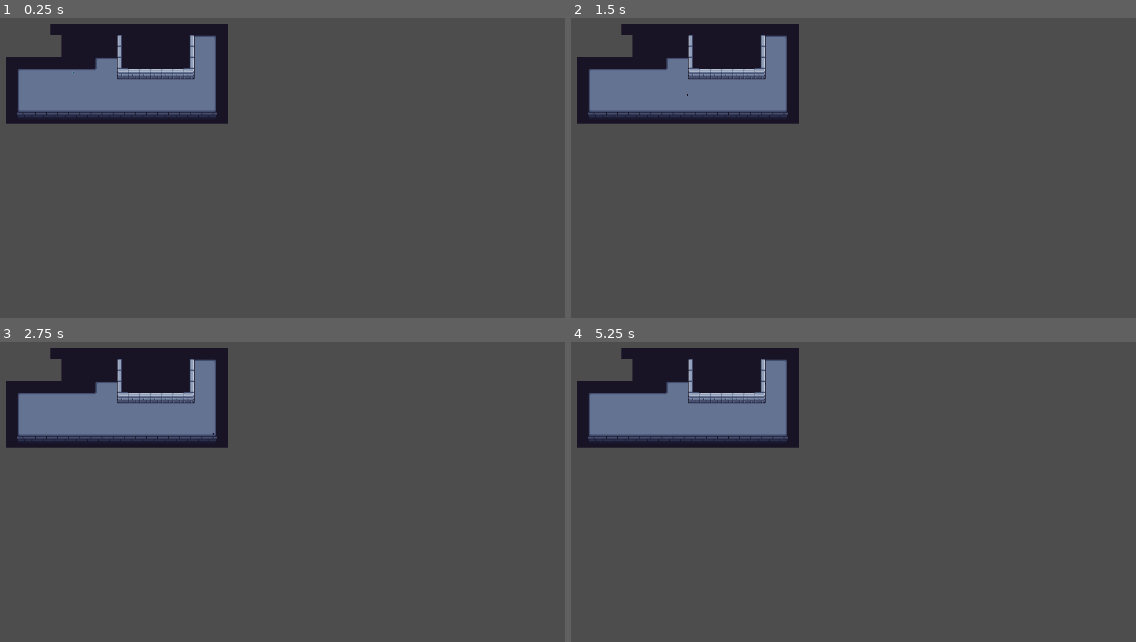
Above: before the commit, frames 1-4 (two rows, left to right).
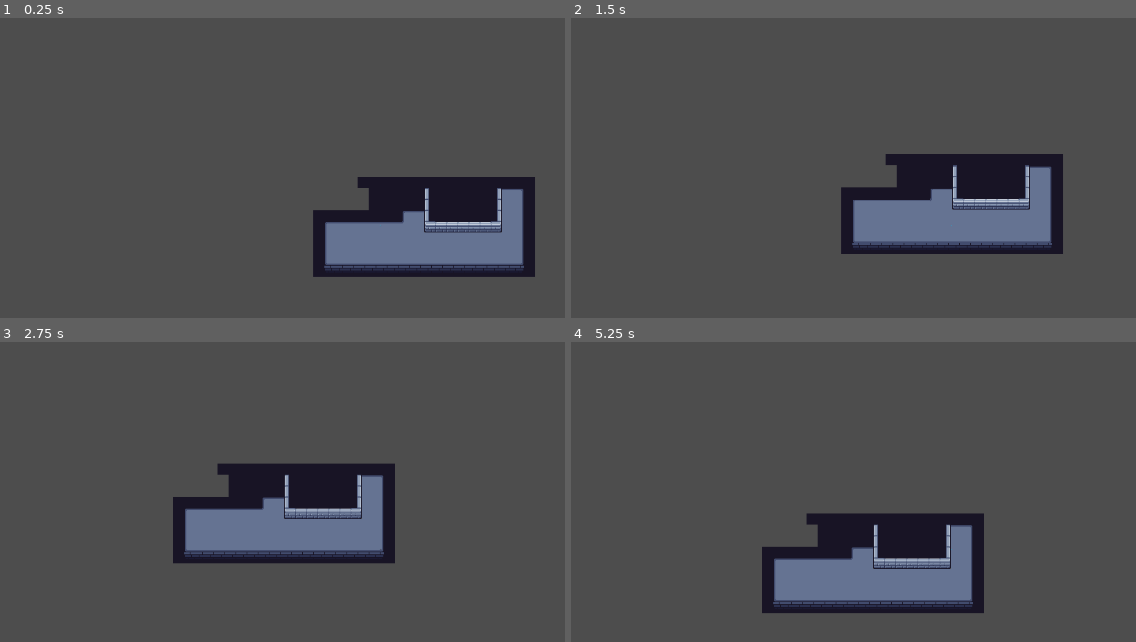
Above: after the commit, the same moments.

Repository: alejandrolaguna20/IOIxEPITECH-gamejam-2024
Game: Godot game, scene res://scenes/tutorial.tscn
The game is run twice, just before and just after one commit, with the same random seed, the same clock (stepped at 60 frames per second) and the same inputs.
Inputs:
- Up to frame 1 (0.25 s): no input
- Up to frame 2 (1.5 s): tap Enter at 0.5 s; hold Right (ui_right) 0.53-1.28 s; tap Space at 1.25 s; hold Down (ui_down) from 1.28 s (still down)
- Up to frame 3 (2.75 s): tap Enter at 2 s; release Down (ui_down) at 2.03 s; hold Right (ui_right) from 2.03 s (still down)
- Up to frame 4 (5.25 s): release Right (ui_right) at 2.78 s; hold Up (ui_up) 2.78-3.53 s; hold Left (ui_left) 3.53-5.03 s; tap Space at 4.25 s; tap Enter at 5 s; hold Down (ui_down) from 5.03 s (still down)

The runs differ from the first frame. In frame 1, 24% of the frame differs, in the area x 1-95%, y 2-87%; in frame 2, 24%; in frame 3, 24%; in frame 4, 24%, in the area x 1-74%, y 2-91%.

Commit message:
ADD: camera

Diff:
--- a/player_1.gd
+++ b/player_1.gd
@@ -5,29 +5,38 @@
 
 @onready var animated_sprite = $AnimatedSprite2D
 
+# La última dirección que miró el personaje (para el idle)
 var last_direction = "down"
 
 func _ready():
+	# Asegurarse de que empezamos en idle
 	play_animation("idle_" + last_direction)
 
 func _physics_process(delta):
+	# Obtener input
 	var input_dir = Vector2.ZERO
 	input_dir.x = Input.get_axis("ui_left", "ui_right")
 	input_dir.y = Input.get_axis("ui_up", "ui_down")
 	input_dir = input_dir.normalized()
 
+	# Manejar movimiento
 	if input_dir == Vector2.ZERO:
+		# Desacelerar cuando no hay input
 		velocity = velocity.move_toward(Vector2.ZERO, acceleration * delta)
 	else:
+		# Acelerar hacia la dirección del input
 		velocity = velocity.move_toward(input_dir * speed, acceleration * delta)
 
 	move_and_slide()
 
+	# Manejar animaciones
 	handle_animations(input_dir)
 
 func handle_animations(input_dir: Vector2):
 	if input_dir != Vector2.ZERO:
+		# Determinar la dirección dominante
 		if abs(input_dir.x) > abs(input_dir.y):
+			# Movimiento horizontal
 			if input_dir.x > 0:
 				play_animation("run_right")
 				last_direction = "right"
@@ -35,6 +44,7 @@
 				play_animation("run_left")
 				last_direction = "left"
 		else:
+			# Movimiento vertical
 			if input_dir.y > 0:
 				play_animation("run_down")
 				last_direction = "down"
@@ -42,6 +52,7 @@
 				play_animation("run_up")
 				last_direction = "up"
 	else:
+		# Cuando no hay movimiento, usar la última dirección para el idle
 		play_animation("idle_" + last_direction)
 
 func play_animation(anim_name: String):
--- a/player_1.tscn
+++ b/player_1.tscn
@@ -322,8 +322,10 @@
 position = Vector2(0, -1)
 sprite_frames = SubResource("SpriteFrames_q5euc")
 animation = &"idle_down"
-frame_progress = 0.459941
+frame_progress = 0.129093
 
 [node name="CollisionShape2D" type="CollisionShape2D" parent="."]
 position = Vector2(0, 2)
 shape = SubResource("CircleShape2D_2glue")
+
+[node name="Camera2D" type="Camera2D" parent="."]
